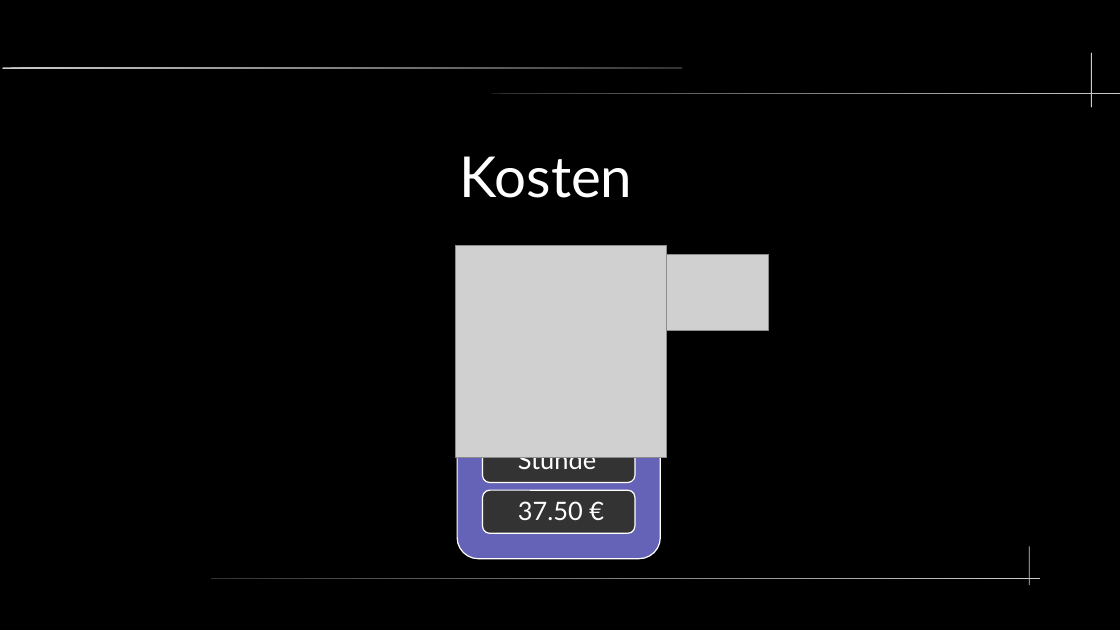
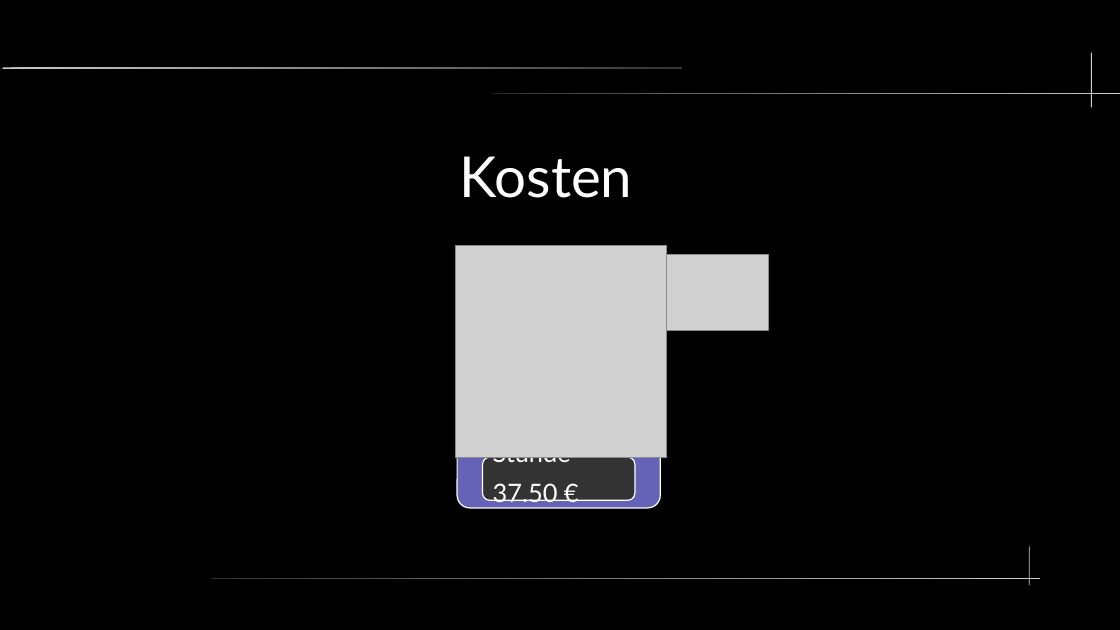
Before and after one commit to hyperbel/MatheProjekt22_23, a slide deck: slide 15 of Doc/Präsi/Präsentation.odp (slide 9 before the commit). Drawn at 1120x630 pixels with LibreOffice and Linux fonts; fonts in the diff are those of the drawing; grey boxes stand for pictures. Boxes give left, top, right and bottom in pixels: in the first picture for what was removed or moved away, otherwise in the second. Text is boxed around its words. In the diff, an @@ line names an element or a change of style, - is before the commit and + after.

```diff
--- a/Doc/Präsi/Präsentation.odp
+++ b/Doc/Präsi/Präsentation.odp
@@ rounded rectangle: place and size @@
-rounded rectangle at (457, 432, 661, 559)
+rounded rectangle at (457, 432, 661, 508)
@@ text "Stunde" rewrapped from (518, 448, 596, 474) to (493, 457, 571, 466) @@
@@ text "37.50 €" rewrapped from (518, 501, 583, 520) to (493, 484, 558, 507) @@
@@ rounded rectangle: place and size @@
-rounded rectangle at (483, 440, 635, 483)
+rounded rectangle at (483, 457, 635, 500)
@@ rounded rectangle removed at (483, 491, 635, 534) @@
```
Also in this commit, not shown: 11 other slides changed, 13 slides added, 2 slides removed.
